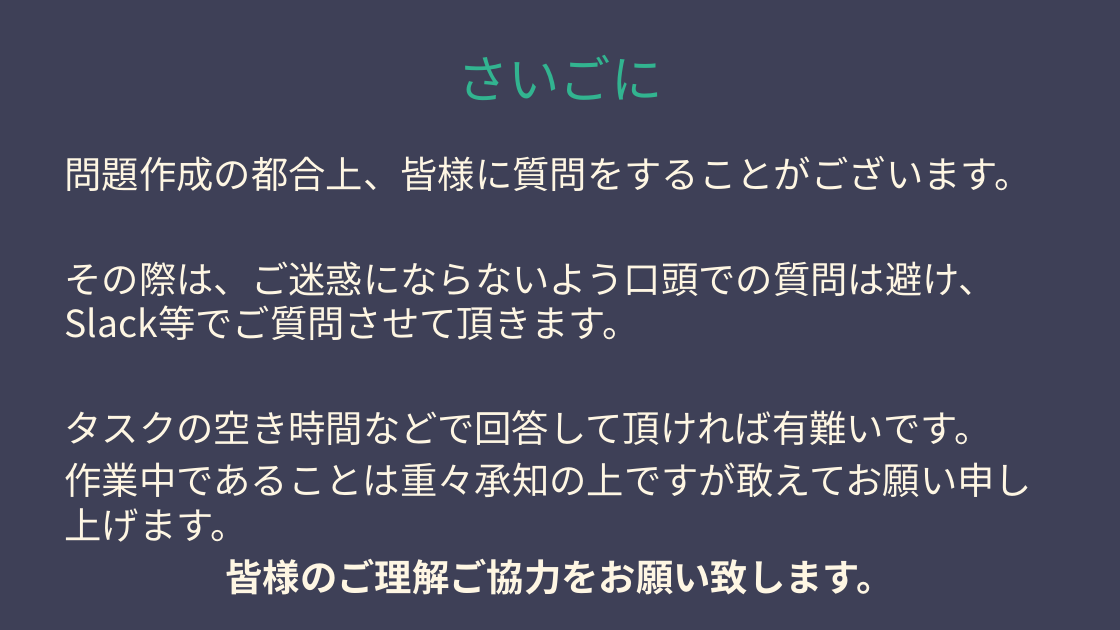
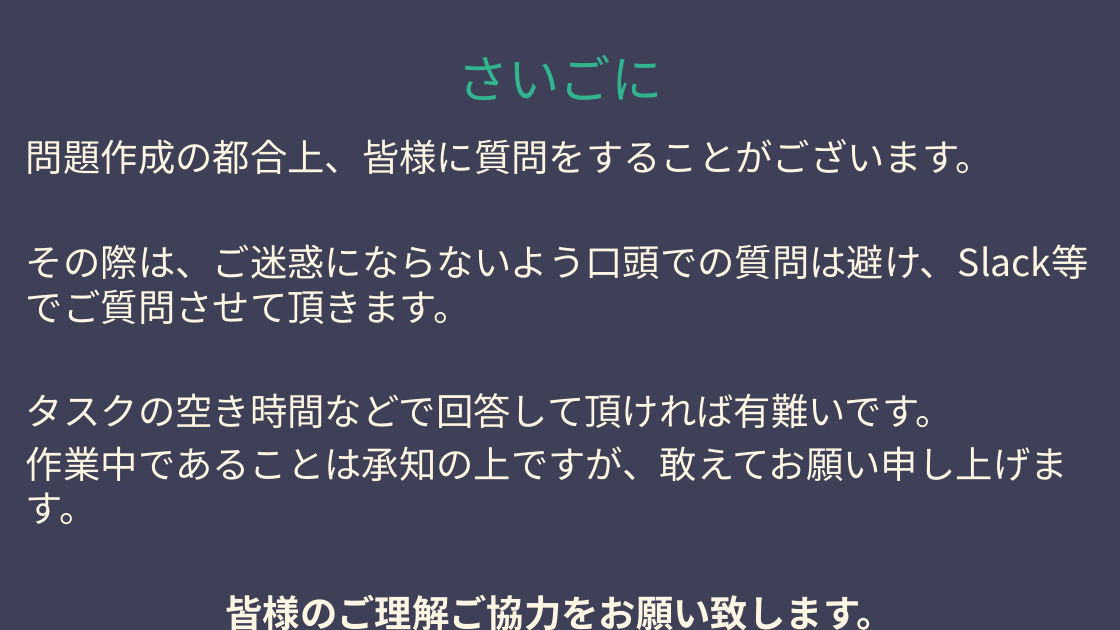
Before and after one commit to swkoubou/Hackathon-TeamB, a slide deck: slide 17 of TeamBスライド.pptx (slide 10 before the commit). Drawn at 1120x630 pixels with LibreOffice and Linux fonts; fonts in the diff are those of the drawing. Boxes give left, top, right and bottom in pixels: in the first picture for what was removed or moved away, otherwise in the second. Text is boxed around its words. In the diff, an @@ line names an element or a change of style, - is before the commit and + after.

```diff
--- a/TeamBスライド.pptx
+++ b/TeamBスライド.pptx
@@ text "問題作成の都合上、皆様に質問をすることがございます。": place and size @@
-text "問題作成の都合上、皆様に質問をすることがございます。" at box(64, 156, 1032, 595)
+text "問題作成の都合上、皆様に質問をすることがございます。" at box(26, 139, 1089, 630)
@@ text at box(26, 446, 1068, 524): text changed @@
-作業中であることは重々承知の上ですが敢えてお願い申し上げます。
+作業中であることは承知の上ですが、敢えてお願い申し上げます。
```
Also in this commit, not shown: 6 other slides changed, 7 slides added.
